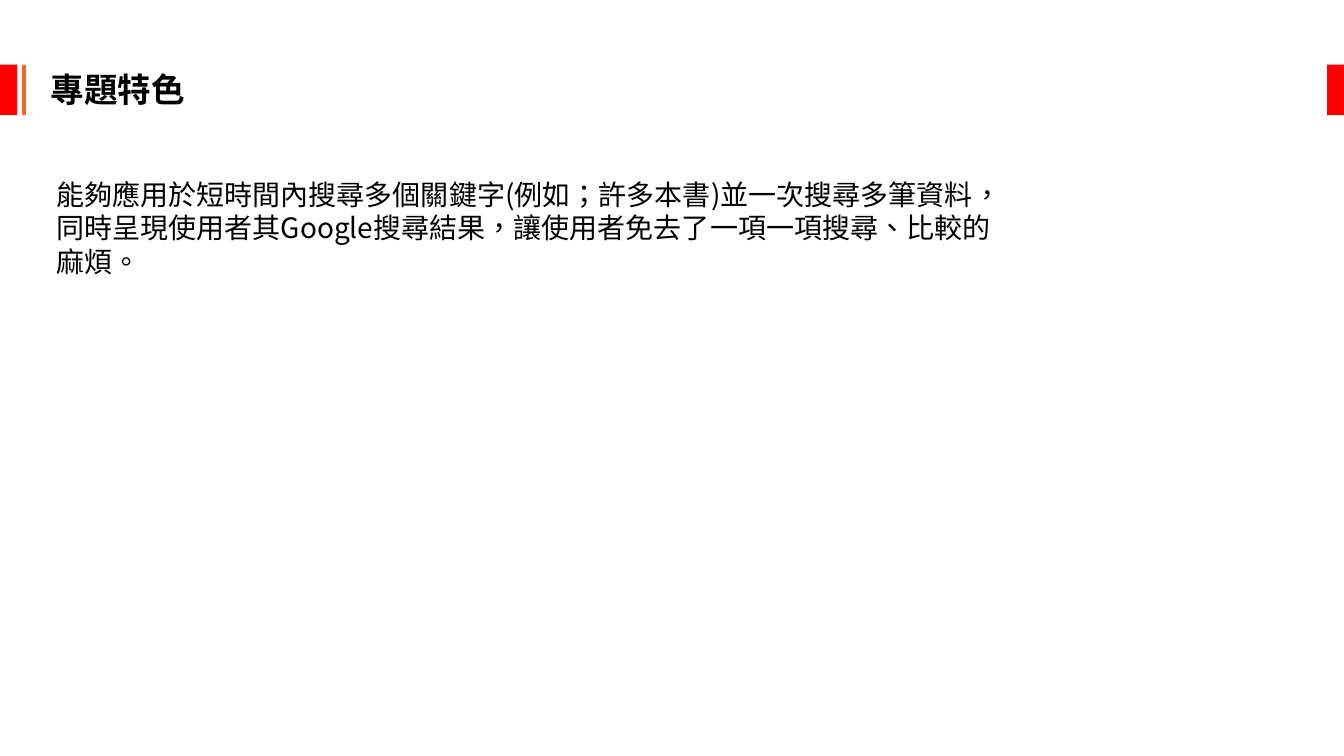
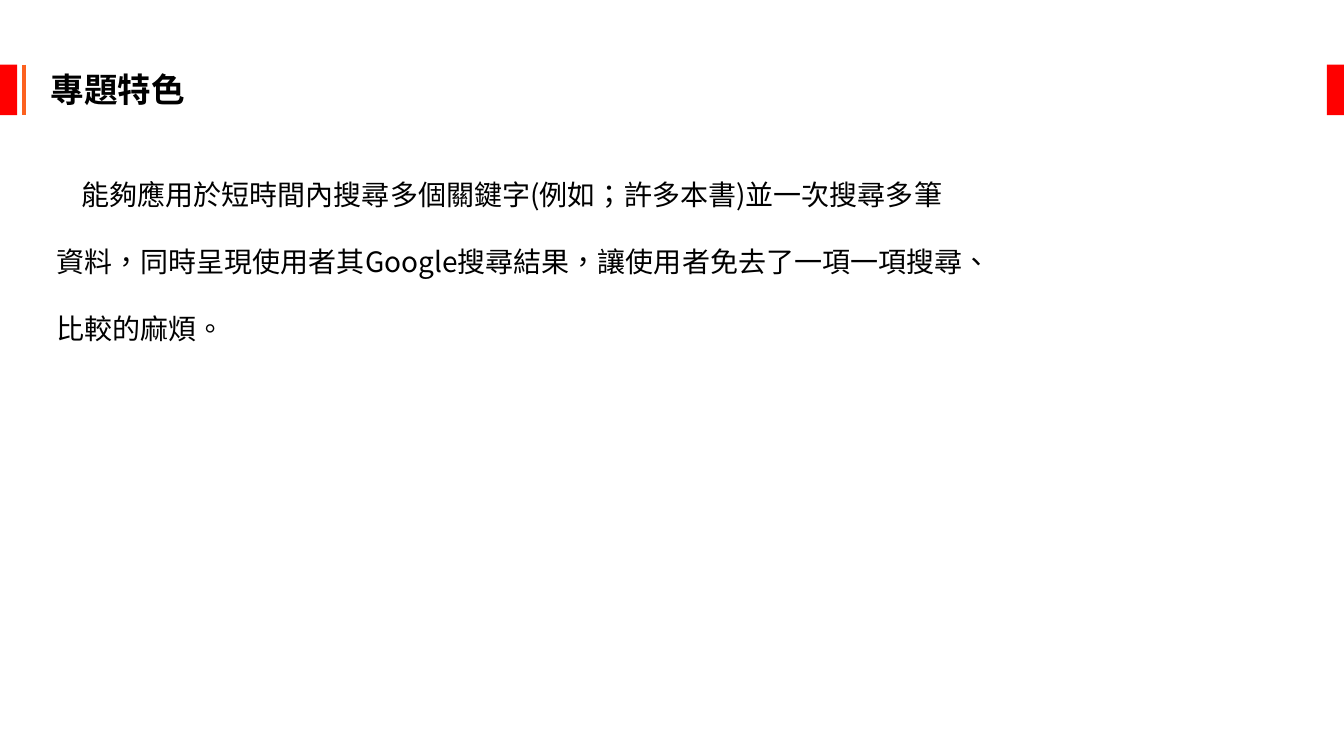
Before and after one commit to jameschun0958/Unix_FianlProject, a slide deck: slide 5 of Unix期末報告.pptx. Drawn at 1344x756 pixels with LibreOffice and Linux fonts; fonts in the diff are those of the drawing. Boxes give left, top, right and bottom in pixels: in the first picture for what was removed or moved away, otherwise in the second. Text is boxed around its words. In the diff, an @@ line names an element or a change of style, - is before the commit and + after.

```diff
--- a/Unix期末報告.pptx
+++ b/Unix期末報告.pptx
@@ text at [56,181,990,342]: text changed @@
-能夠應用於短時間內搜尋多個關鍵字(例如；許多本書)並一次搜尋多筆資料，同時呈現使用者其Google搜尋結果，讓使用者免去了一項一項搜尋、比較的麻煩。
+能夠應用於短時間內搜尋多個關鍵字(例如；許多本書)並一次搜尋多筆
+資料，同時呈現使用者其Google搜尋結果，讓使用者免去了一項一項搜尋、
+比較的麻煩。
```
Also in this commit, not shown: 3 other slides changed.
